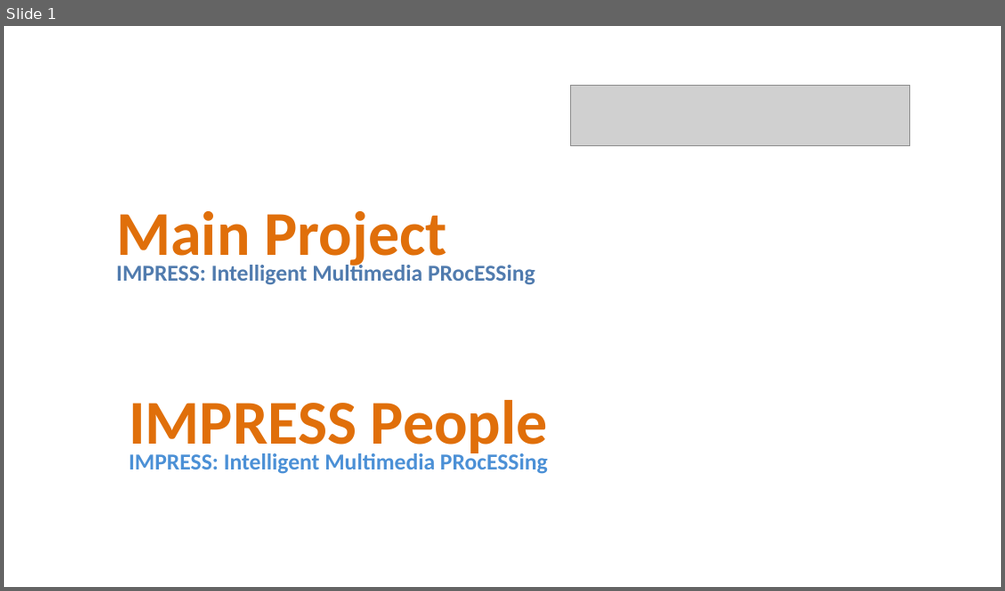
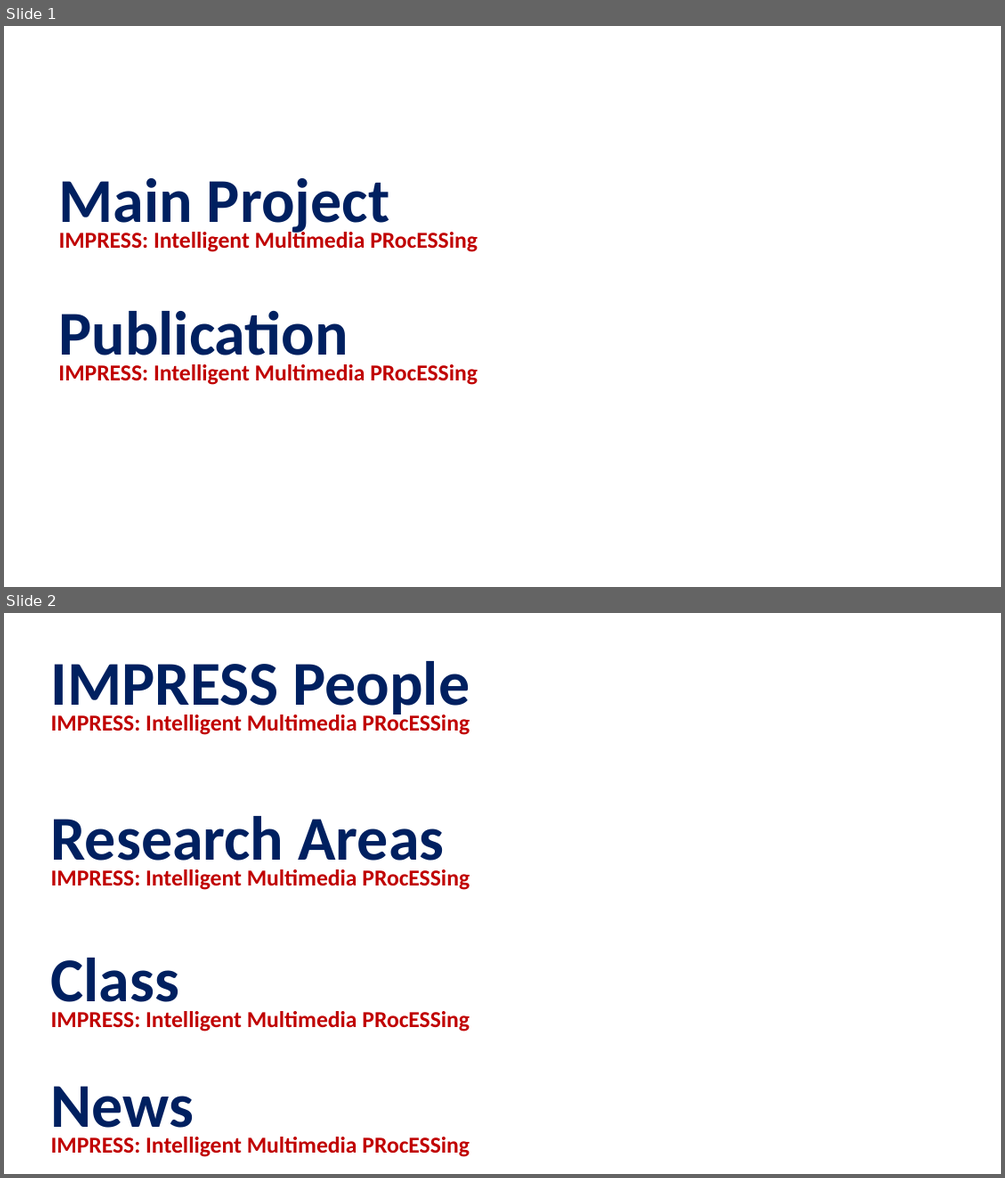
Before and after one commit to IMPRESS-LAB/impress_new_web, a slide deck: 폰트 수정용 ppt.pptx. Shown one above the other, each under a label of ours: slide 1 before the commit, slides 1 and 2 after it. The pictures are 1005x591 and 1005x1178 pixels, drawn with LibreOffice and Linux fonts; fonts in the diff are those of the drawing; grey boxes stand for pictures. Boxes give left, top, right and bottom in pixels: in the first picture for what was removed or moved away, otherwise in the second. Text is boxed around its words. In the diff, an @@ line names an element or a change of style, - is before the commit and + after.

```diff
--- a/폰트 수정용 ppt.pptx
+++ b/폰트 수정용 ppt.pptx
@@ slide 2 added at (4,613,1001,1174), background #FFFFFF @@
@@ title added at (51,661,469,735), 22 pt, text #C00000, bold @@
+IMPRESS People
+IMPRESS: Intelligent Multimedia PRocESSing
@@ text added at (51,816,469,890), 22 pt, text #C00000, bold @@
+Research Areas
+IMPRESS: Intelligent Multimedia PRocESSing
@@ text added at (51,957,469,1031), 22 pt, text #C00000, bold @@
+Class
+IMPRESS: Intelligent Multimedia PRocESSing
@@ text added at (51,1086,469,1157), 22 pt, text #C00000, bold @@
+News
+IMPRESS: Intelligent Multimedia PRocESSing
@@ slide 1 changed as well @@
@@ title "Main Project IMPRESS: Intelligent Multimedia ...": place and size @@
-title "Main Project IMPRESS: Intelligent Multimedia ..." at (116,211,535,285)
+title "Main Project IMPRESS: Intelligent Multimedia ..." at (59,178,477,252)
@@ title "Main Project IMPRESS: Intelligent Multimedia ..." at (59,178,477,252): text colour #E06F0A to #002060 in "Main Project"; text colour #507BAE to #C00000 in "IMPRESS: Intelligent Multimedia PRocESSing" @@
@@ picture removed at (571,85,910,145) @@
@@ text at (58,310,477,385): text changed; text colour #4B90D6 to #C00000 @@
-IMPRESS People
-IMPRESS: Intelligent Multimedia PRocESSing
+Publication
+IMPRESS: Intelligent Multimedia PRocESSing
```
Also in this commit, not shown: 10 other files.
